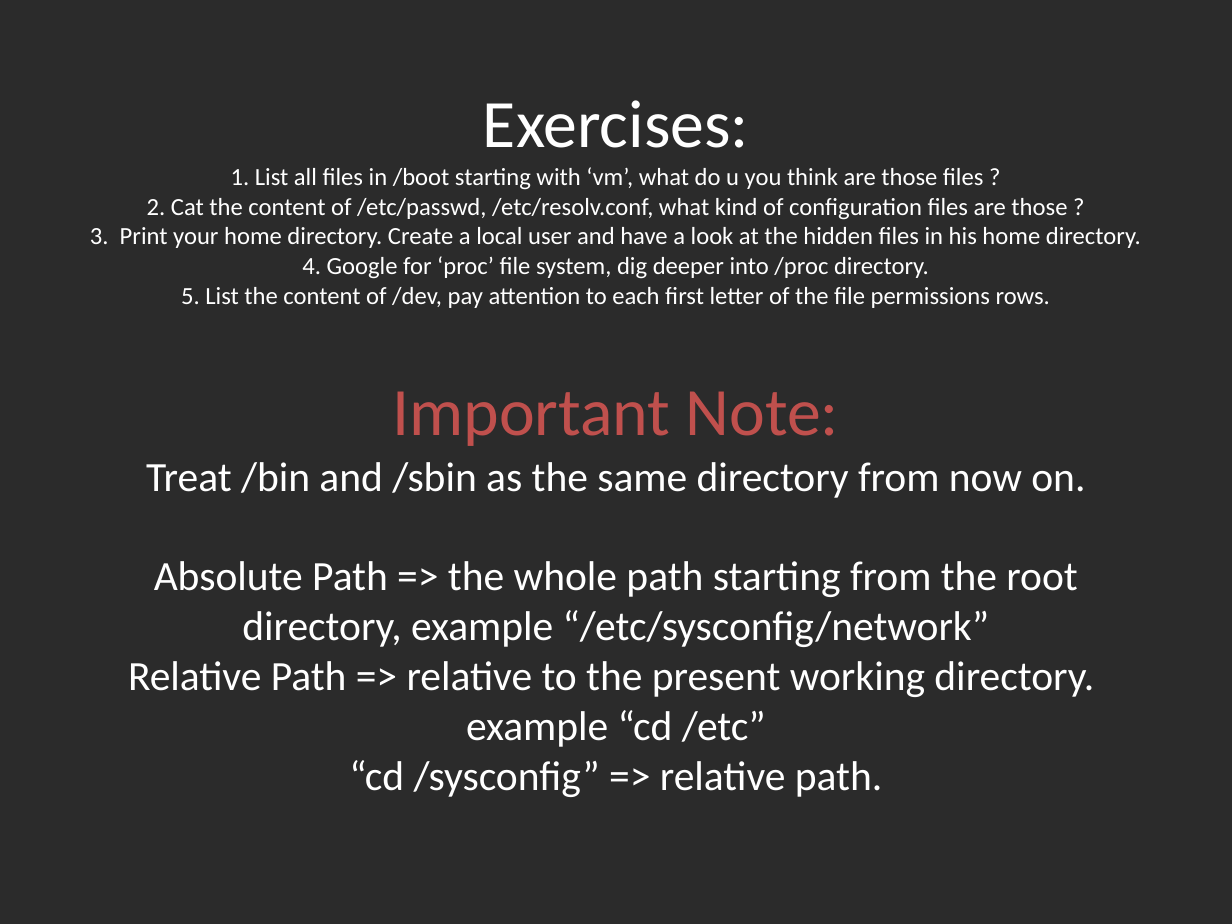
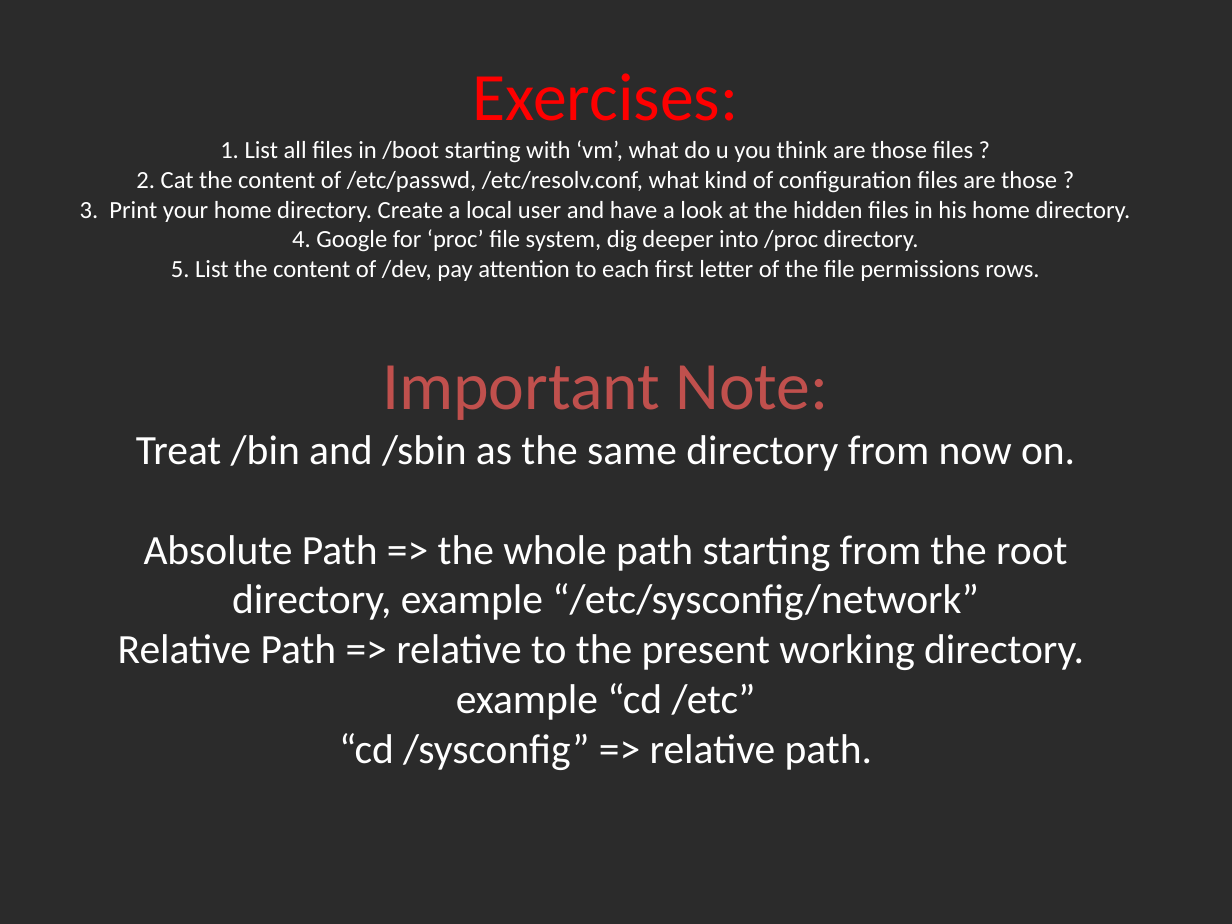
Before and after one commit to Academy-Soft-Intellect/Linux-Course, a slide deck: slide 2 of 3.FileSystem/03-FileSystem.pptx. Drawn at 1232x924 pixels with LibreOffice and Linux fonts; fonts in the diff are those of the drawing; background and template pictures are left out; a plain dark background stands for a picture behind light text. Boxes give left, top, right and bottom in pixels: in the first picture for what was removed or moved away, otherwise in the second. Text is boxed around its words. In the diff, an @@ line names an element or a change of style, - is before the commit and + after.

```diff
--- a/3.FileSystem/03-FileSystem.pptx
+++ b/3.FileSystem/03-FileSystem.pptx
@@ title "Exercises: 1. List all files ...": place and size @@
-title "Exercises: 1. List all files ..." at bbox=[90, 100, 1141, 797]
+title "Exercises: 1. List all files ..." at bbox=[80, 73, 1131, 770]
@@ title "Exercises: 1. List all files ..." at bbox=[80, 73, 1131, 770]: text colour #FFFFFF to #FF0000 in "Exercises:" @@
```
Also in this commit, not shown: 5 other slides changed, 4 other files.
